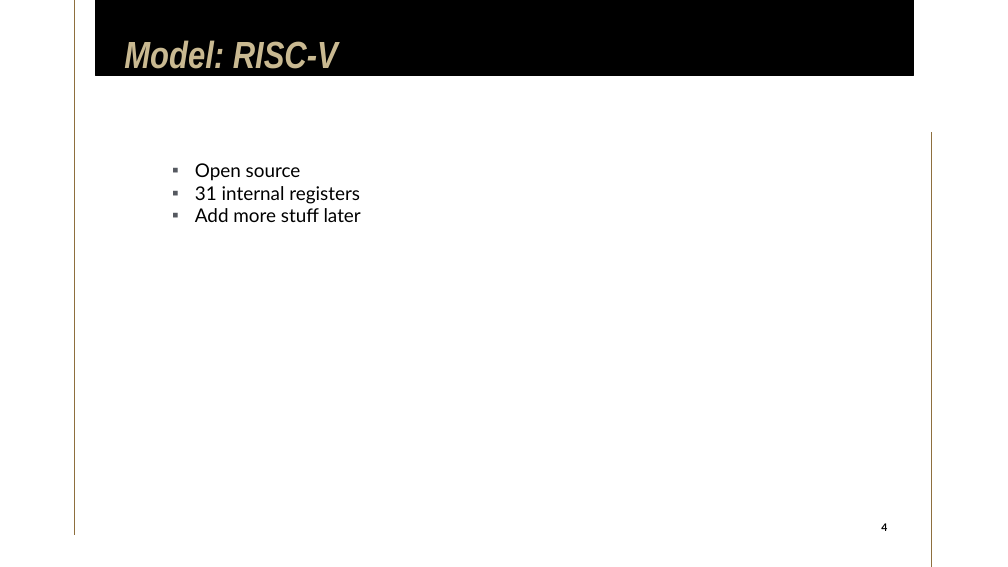
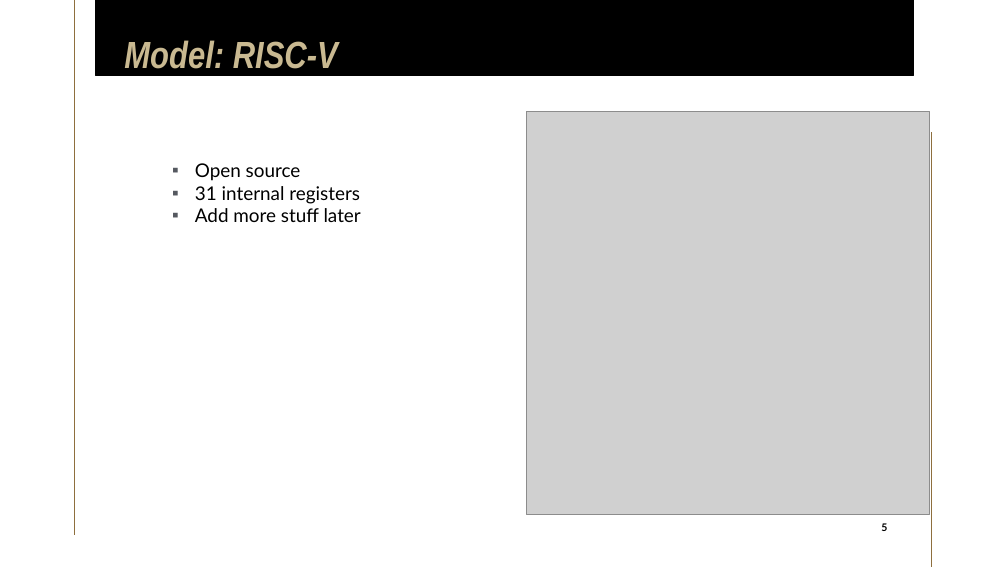
Before and after one commit to limichael246/STARS_2024, a slide deck: slide 5 of Project_Proposal.pptx (slide 4 before the commit). Drawn at 1008x567 pixels with LibreOffice and Linux fonts; fonts in the diff are those of the drawing; grey boxes stand for pictures. Boxes give left, top, right and bottom in pixels: in the first picture for what was removed or moved away, otherwise in the second. Text is boxed around its words. In the diff, an @@ line names an element or a change of style, - is before the commit and + after.

```diff
--- a/Project_Proposal.pptx
+++ b/Project_Proposal.pptx
@@ picture added at [526, 111, 929, 514] @@
@@ page number at [881, 523, 887, 531]: text changed @@
-4
+5
```
Also in this commit, not shown: 4 other slides changed, 5 slides added.
